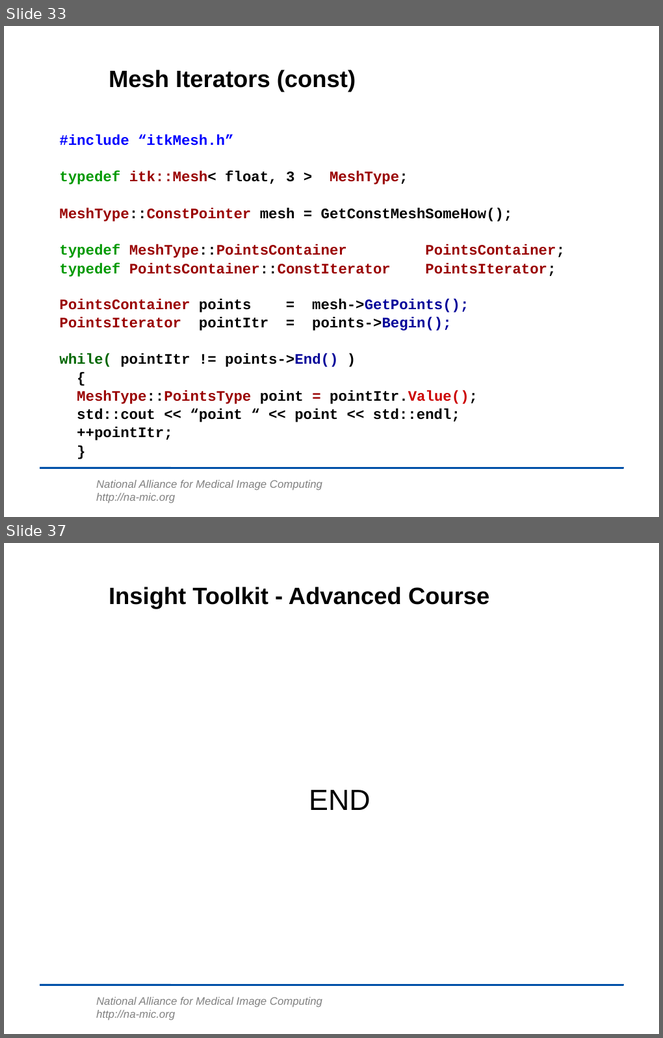
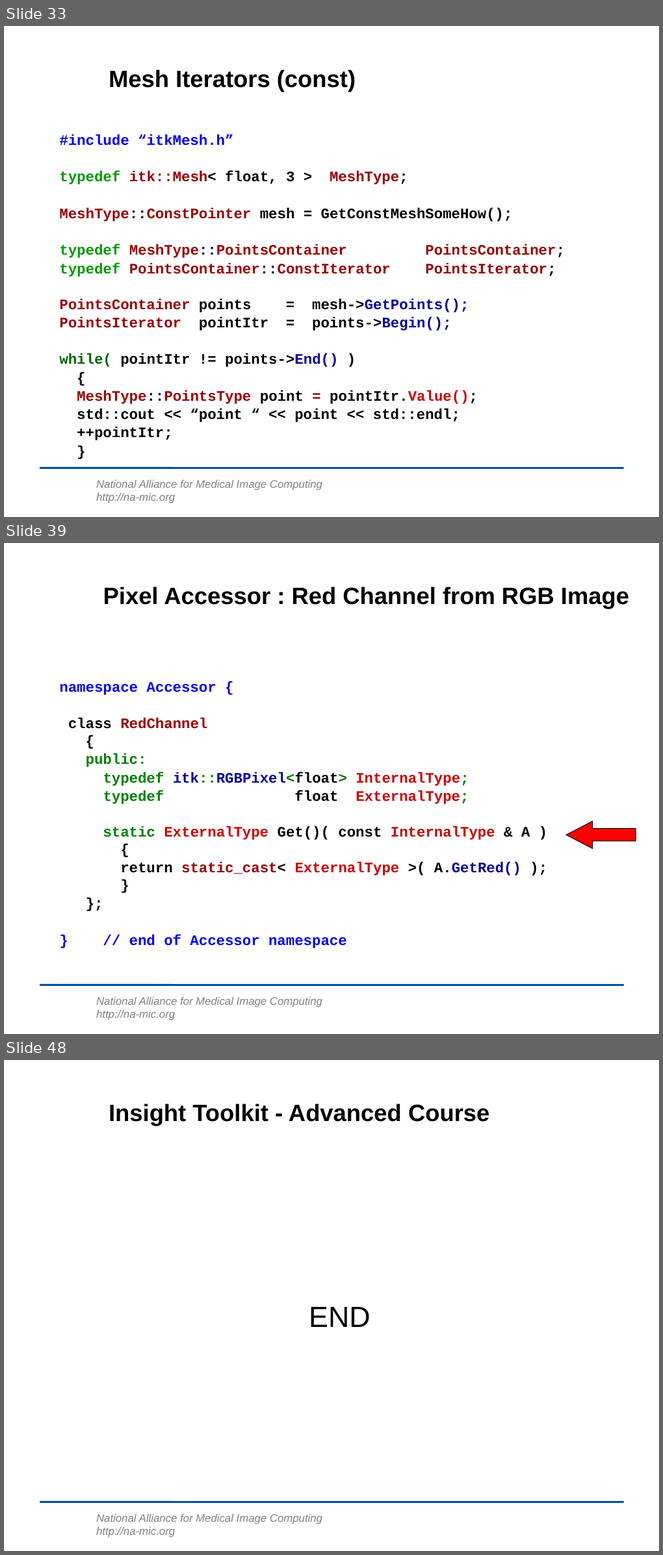
Before and after one commit to lheckemann/namic-sandbox, a slide deck: ITKAdvancedCourse/doc/presentations/Insight-DesignPatterns.ppt. Shown one above the other, each under a label of ours: slides 33 and 37 before the commit, slides 33, 39 and 48 after it; the slides between them are not shown. The pictures are 663x1038 and 663x1555 pixels, drawn with LibreOffice and Linux fonts; fonts in the diff are those of the drawing; background and template pictures are left out. Boxes give left, top, right and bottom in pixels: in the first picture for what was removed or moved away, otherwise in the second. Text is boxed around its words. In the diff, an @@ line names an element or a change of style, - is before the commit and + after.

Commit message:
ENH: Image Adaptors completed.      Starting to add Functors.

```diff
--- a/ITKAdvancedCourse/doc/presentations/Insight-DesignPatterns.ppt
+++ b/ITKAdvancedCourse/doc/presentations/Insight-DesignPatterns.ppt
@@ slide 39 added at <box>4,543,659,1034</box>, background #FFFFFF; not listed: 2 template elements that a slide beside it also shows @@
@@ title added at <box>103,587,629,609</box>, 26 pt, text #000000, bold @@
+Pixel Accessor : Red Channel from RGB Image
@@ text added at <box>59,682,530,949</box>, 16 pt, text #CC0000, bold @@
+namespace Accessor {
+class RedChannel
+{
+public:
+typedef itk::RGBPixel<float> InternalType;
+typedef float ExternalType;
+static ExternalType Get()( const InternalType & A )
+{
+return static_cast< ExternalType >( A.GetRed() );
+}
+};
+} // end of Accessor namespace
@@ left arrow added at <box>566,821,636,849</box>, fill #FF0000, outline #000000 0.74 pt @@
@@ what was slide 37 is now slide 48 @@
```
Also in this commit, not shown: 3 slides changed, 10 other slides added.
